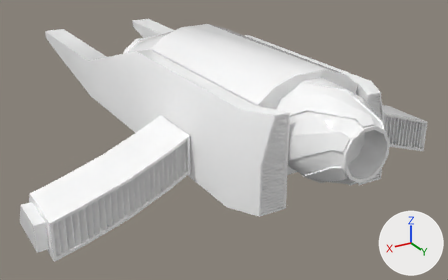
The FBX model Assets/GameAssets/Art/playerShip_final.fbx, before and after one commit.
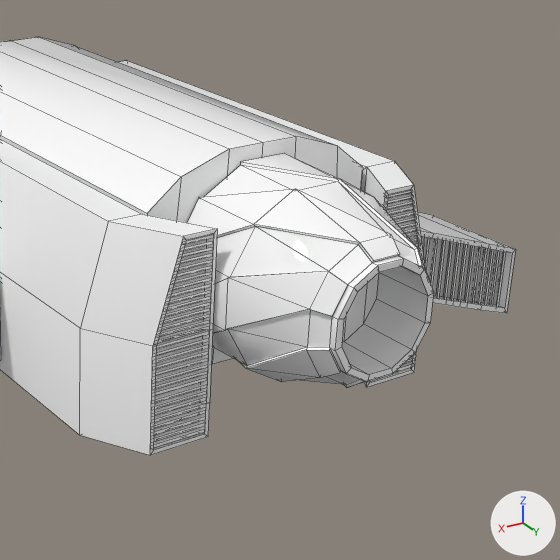
Each version appears first whole from a 50 mm lens placed at (3.47, 5.22, 2.37), pointed at (-0.21, -0.92, -0.7), and next in a close-up on the part from 42% to 100% of the width and 3% to 95% of the height. The axes (+X, +Y, +Z) are drawn at lower right. The lights are the same throughout. The close-ups show mesh edges as thin lines. Where no turn or scale is listed for an object, it has been applied to the vertices. Vertices at the same position are counted once.
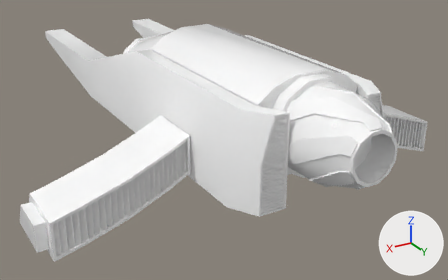
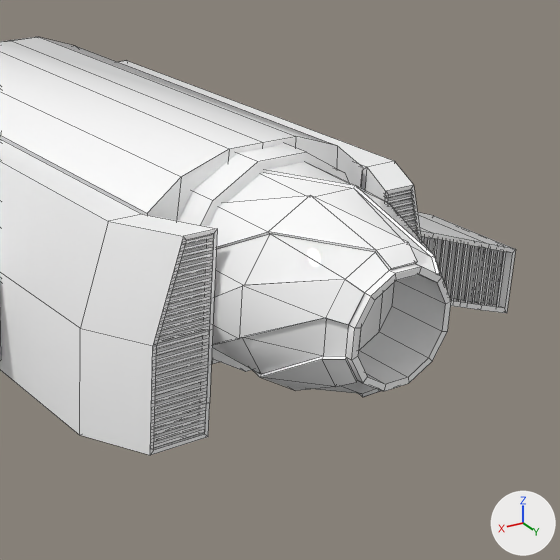
Edits to the bpy script that builds the scene:
```text
Change me_mesh_ncl1_1:
    used by ob_mesh; location = (0.0, 0.0, 0.0)
    remove me_mesh_ncl1_1.from_pydata(...)  # 1323 vertices, 765 faces; spans x -2.47..2.47, y -4.59..1.78, z -0.85..0.71
    add me_mesh_ncl1_1.from_pydata(...)  # 1347 vertices, 778 faces; spans x -2.47..2.47, y -4.59..1.87, z -0.85..0.71
    me_mesh_ncl1_1 part 1: the loose piece of 132 vertices spanning x -0.44..0.44, y 0.98..1.78, z -0.24..0.64 is moved by (0.0, 0.09, 0.0)
    me_mesh_ncl1_1 part 2: a new loose piece of 24 vertices spanning x -0.47..0.48, y 0.9..1.11, z -0.27..0.68, in mat_playership (its picture is missing)
```

Where the change shows, as pixel boxes (x1, y1, x2, y2) in the close-ups (560 x 560 px; the box of a moved part takes in the faces that stretch with it):
part 1 of me_mesh_ncl1_1, moved or reshaped
    before: (187, 153, 434, 388)
    after: (209, 162, 451, 397)
part 2 of me_mesh_ncl1_1, added
    after: (178, 144, 348, 372)
